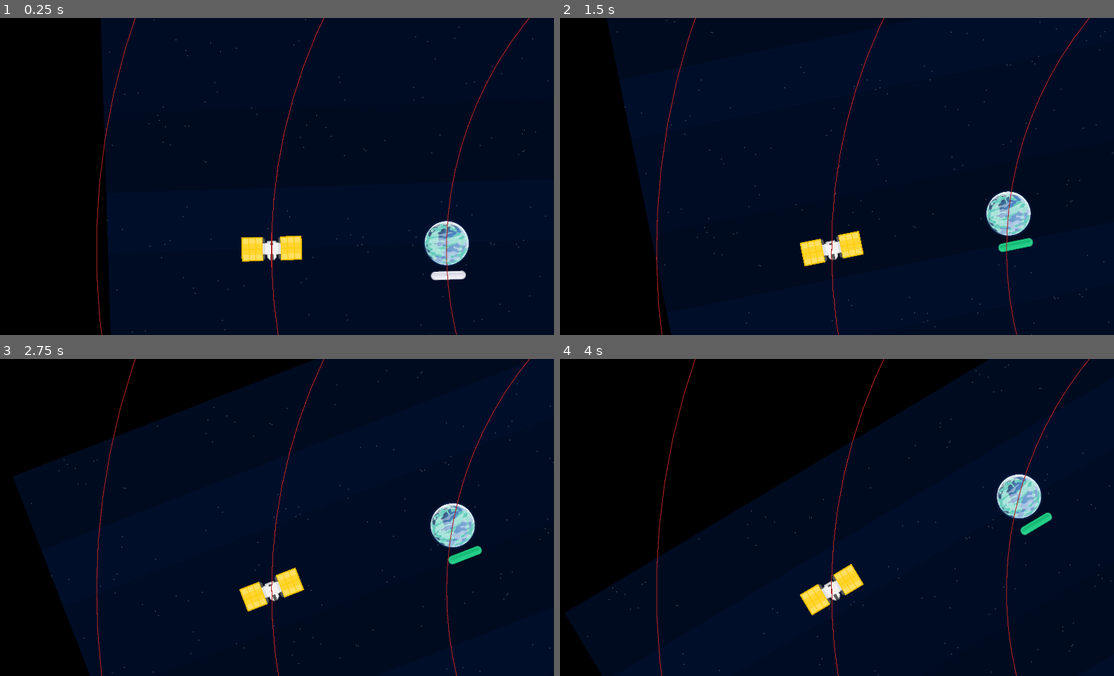
Above: before the commit, frames 1-4 (two rows, left to right).
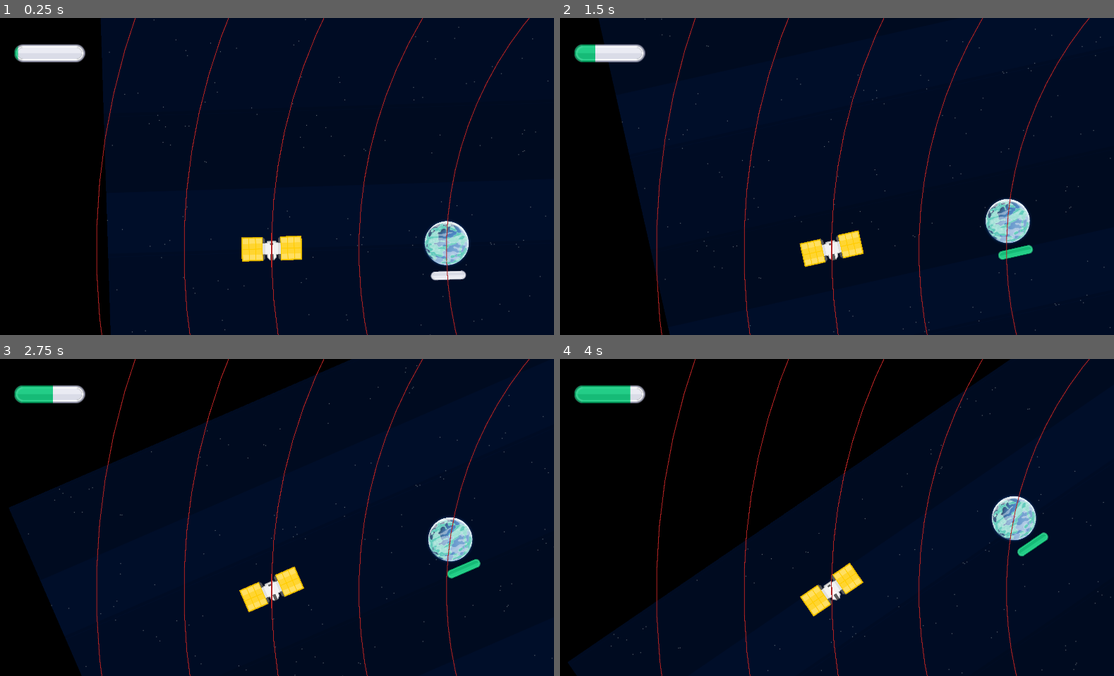
Above: after the commit, the same moments.

Repository: ThreeChooseOne/loopiter
Game: Godot game, scene res://main.tscn
The game is run twice, just before and just after one commit, with the same random seed, the same clock (stepped at 60 frames per second) and the same inputs.
Inputs:
- Up to frame 1 (0.25 s): no input
- Up to frame 2 (1.5 s): tap Enter at 0.5 s; hold Up 0.53-1.28 s; tap Space at 0.6, 0.77, 1.07, 1.35 s; hold Down from 1.28 s (still down)
- Up to frame 3 (2.75 s): tap Space at 1.52, 1.82, 2.1 s; release Down at 2.03 s; hold Up from 2.03 s (still down)
- Up to frame 4 (4 s): tap Space at 2.85, 3.02, 3.32, 3.6, 3.77 s; release Up at 3.53 s; hold Down from 3.53 s (still down)

The runs differ from the first frame. In frame 1, 1.1% of the frame differs, in the area x 2-77%, y 0-100%; in frame 2, 3.7%; in frame 3, 8.4%; in frame 4, 11%, in the area x 0-100%, y 0-100%.

Commit message:
Speeeeeeeeed

Diff:
--- a/core/orbiting_body.gd
+++ b/core/orbiting_body.gd
@@ -1,6 +1,9 @@
 class_name OrbitingBody extends PathFollow2D
 
+
 @export var speed: int = 100
+@export var MAX_SPEED: int = 300
+@export var MIN_SPEED: int = 50
 
 @export var planet_size: Vector2 = Vector2(75.0, 75.0)
 
@@ -42,6 +45,14 @@
 	research.value = 0
 	add_child(research)
 
+func _on_up_pressed():
+	speed += 20
+	speed = clamp(speed, MIN_SPEED, MAX_SPEED)
+
+func _on_down_pressed():
+	speed -= 20
+	speed = clamp(speed, MIN_SPEED, MAX_SPEED)
+
 func _on_enter_pressed():
 	increment_research()
 
--- a/main.gd
+++ b/main.gd
@@ -5,7 +5,10 @@
 const player_scene = preload("res://core/player.tscn")
 var player: OrbitingBody
 
+# Input signals
 signal enter_key_pressed
+signal up_key_pressed
+signal down_key_pressed
 
 @onready var camera = %PlayerCamera
 
@@ -32,11 +35,15 @@
 	orbits[0].add_child(gen_moon)
 
 	orbits[0].visualize_debug(true)
+	orbits[5].visualize_debug(true)
 	orbits[10].visualize_debug(true)
+	orbits[15].visualize_debug(true)
 	orbits[20].visualize_debug(true)
 
 	player = player_scene.instantiate()
 	orbits[10].add_child(player)
+	up_key_pressed.connect(player._on_up_pressed)
+	down_key_pressed.connect(player._on_down_pressed)
 
 	# Hooks up signal to increment research meter
 	enter_key_pressed.connect(gen_moon._on_enter_pressed)
@@ -52,5 +59,10 @@
 
 func _input(event: InputEvent) -> void:
 	if event is InputEventKey and event.pressed:
-		if event.keycode == KEY_SPACE:
-			enter_key_pressed.emit()
+		match event.keycode:
+			KEY_SPACE:
+				enter_key_pressed.emit()
+			KEY_UP:
+				up_key_pressed.emit()
+			KEY_DOWN:
+				down_key_pressed.emit()
--- a/main.tscn
+++ b/main.tscn
@@ -31,17 +31,17 @@
 scale = Vector2(0.5, 0.5)
 texture = ExtResource("2_h2yge")
 
-[node name="Fuel" type="TextureProgressBar" parent="."]
-offset_left = 1034.0
-offset_top = 19.0
-offset_right = 1130.0
-offset_bottom = 59.0
+[node name="PlayerCamera" type="Camera2D" parent="."]
+unique_name_in_owner = true
+ignore_rotation = false
+zoom = Vector2(2.5, 2.5)
+
+[node name="Fuel" type="TextureProgressBar" parent="PlayerCamera"]
+offset_left = -350.0
+offset_top = -180.0
+offset_right = -254.0
+offset_bottom = -140.0
 step = 0.01
 texture_under = ExtResource("3_lquwl")
 texture_progress = ExtResource("4_7mycd")
 script = ExtResource("5_7mycd")
-
-[node name="PlayerCamera" type="Camera2D" parent="."]
-unique_name_in_owner = true
-ignore_rotation = false
-zoom = Vector2(2.5, 2.5)
